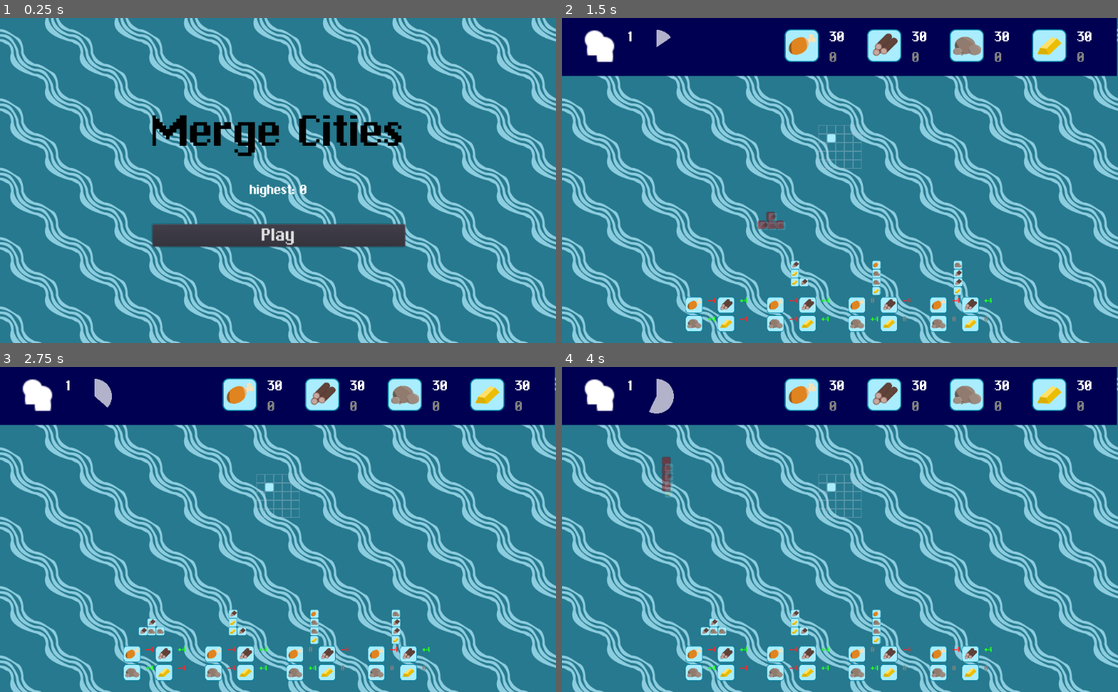
Above: before the commit, frames 1-4 (two rows, left to right).
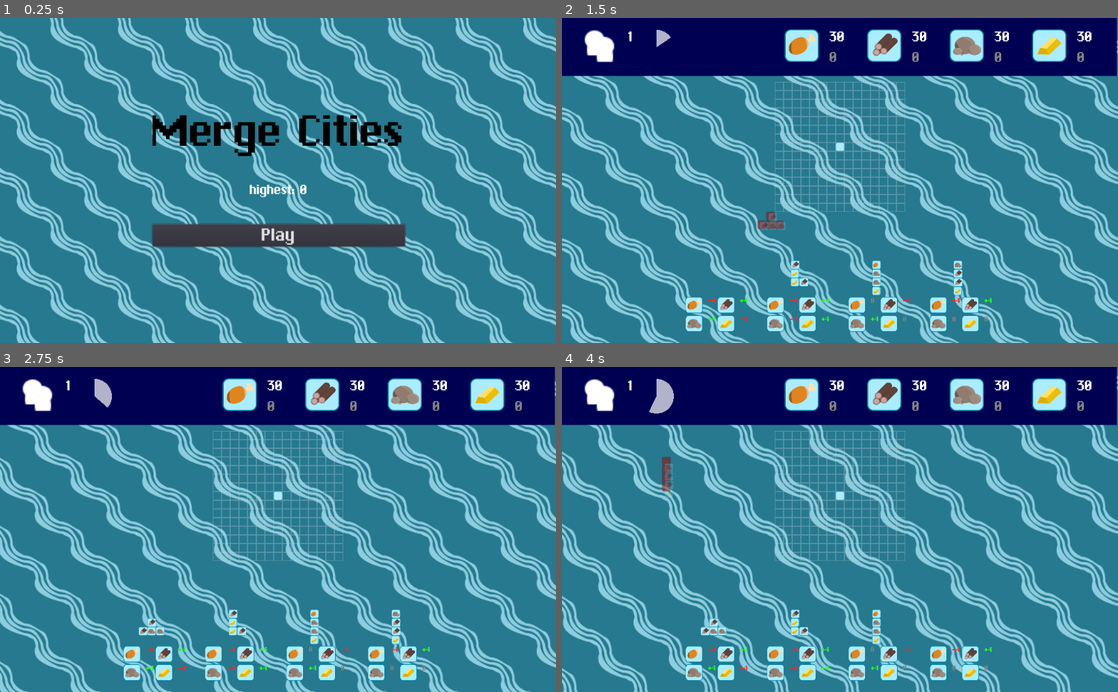
Above: after the commit, the same moments.

Repository: T4g1/gd-wildjam13
Game: Godot game, scene res://main.tscn
Two runs of this game, one before a commit and one after it. Both use one fixed random seed, a clock stepped at 60 frames per second and the inputs below.
Inputs (mouse positions are in pixels of both pictures, inside the frame that each line leads up to):
- Up to frame 1 (0.25 s): no input
- Up to frame 2 (1.5 s): click "Play" at 0.5 s; drag from (717, 278) to (895, 109) at 1.27 s
- Up to frame 3 (2.75 s): drag from (239, 627) to (250, 594) at 2.02 s
- Up to frame 4 (4 s): move the mouse to (878, 627) at 2.77 s; hold Right (ui_right) 2.78-3.5 s; click (878, 627) at 2.92 s; drag from (962, 627) to (673, 480) at 3.52 s

The runs differ from the first frame. In frame 1, 26% of the frame differs, in the area x 0-100%, y 0-100%; in frame 2, 20%; in frame 3, 23%; in frame 4, 26%, in the area x 0-100%, y 2-100%.

Commit message:
[add] Basic shader for water

Diff:
--- a/main.tscn
+++ b/main.tscn
@@ -1,10 +1,11 @@
-[gd_scene load_steps=6 format=2]
+[gd_scene load_steps=7 format=2]
 
 [ext_resource path="res://main.gd" type="Script" id=1]
-[ext_resource path="res://assets/sea-bg.png" type="Texture" id=2]
-[ext_resource path="res://scenes/Introduction/introduction.tscn" type="PackedScene" id=3]
-[ext_resource path="res://scenes/Game/game.tscn" type="PackedScene" id=4]
-[ext_resource path="res://scenes/GameOver/GameOver.tscn" type="PackedScene" id=5]
+[ext_resource path="res://shader/sea-bg.tres" type="Material" id=2]
+[ext_resource path="res://assets/sea-bg.png" type="Texture" id=3]
+[ext_resource path="res://scenes/Introduction/introduction.tscn" type="PackedScene" id=4]
+[ext_resource path="res://scenes/Game/game.tscn" type="PackedScene" id=5]
+[ext_resource path="res://scenes/GameOver/GameOver.tscn" type="PackedScene" id=6]
 
 [node name="Menus" type="Control"]
 anchor_right = 1.0
@@ -13,21 +14,25 @@
 script = ExtResource( 1 )
 
 [node name="Background" type="TextureRect" parent="."]
+material = ExtResource( 2 )
 anchor_right = 1.0
 anchor_bottom = 1.0
+margin_left = -69.0
+margin_top = -56.0
+margin_right = 117.0
+margin_bottom = 76.0
 mouse_filter = 2
-texture = ExtResource( 2 )
+texture = ExtResource( 3 )
 stretch_mode = 2
 
-[node name="Introduction" parent="." instance=ExtResource( 3 )]
+[node name="Introduction" parent="." instance=ExtResource( 4 )]
 mouse_filter = 2
 
-[node name="Game" parent="." instance=ExtResource( 4 )]
+[node name="Game" parent="." instance=ExtResource( 5 )]
 visible = false
 mouse_filter = 2
 
-[node name="GameOver" parent="." instance=ExtResource( 5 )]
-visible = false
+[node name="GameOver" parent="." instance=ExtResource( 6 )]
 [connection signal="play" from="Introduction" to="." method="_on_play"]
 [connection signal="game_over" from="Game" to="." method="_on_game_over"]
 [connection signal="confirmed" from="GameOver" to="." method="_on_popup_hide"]
--- a/nodes/City/City.tscn
+++ b/nodes/City/City.tscn
@@ -7,10 +7,8 @@
 [node name="City" type="Control"]
 mouse_filter = 2
 script = ExtResource( 1 )
-starting_point = Vector2( 1, 1 )
 
 [node name="Grid" parent="." instance=ExtResource( 2 )]
-grid_size = 5
 
 [node name="Ghost" parent="." instance=ExtResource( 3 )]
 visible = false
--- /dev/null
+++ b/shader/sea-bg.tres
@@ -0,0 +1,12 @@
+[gd_resource type="ShaderMaterial" load_steps=2 format=2]
+
+[sub_resource type="Shader" id=1]
+code = "shader_type canvas_item;
+
+void vertex() {
+	VERTEX.x += cos(TIME + VERTEX.x) * 20.0;
+	VERTEX.y += sin(TIME + VERTEX.y) * 20.0;
+}"
+
+[resource]
+shader = SubResource( 1 )
